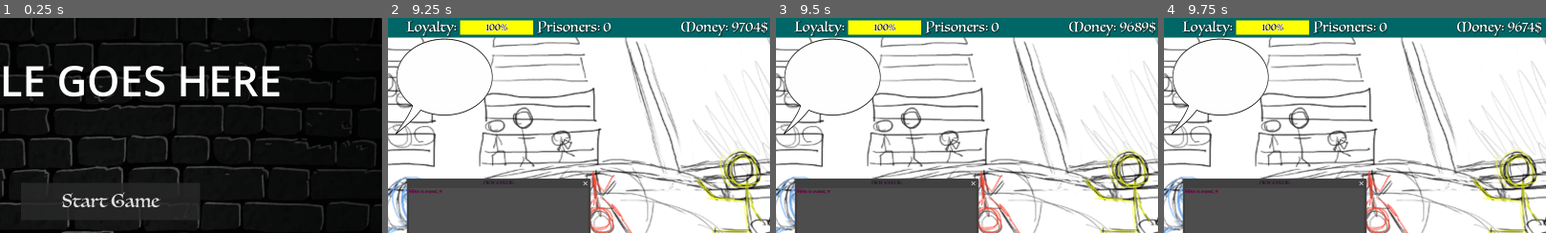
Above: before the commit, frames 1-4 (left to right).
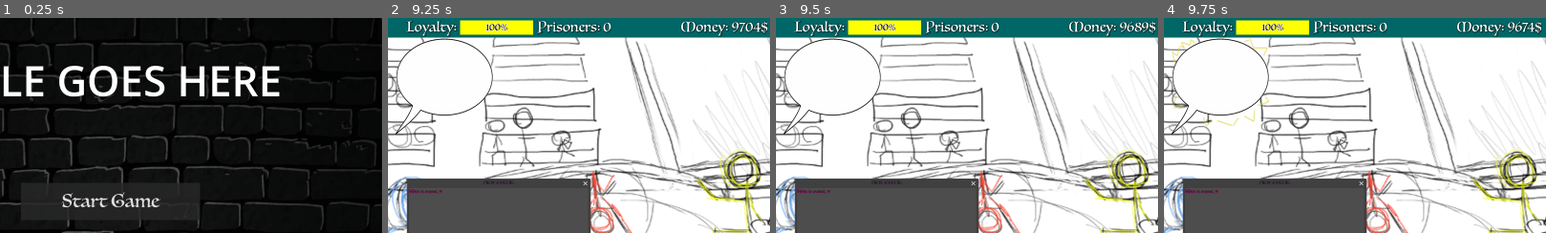
Above: after the commit, the same moments.

Repository: ShroomySquid/Ludum_Dare
Game: Godot game, scene res://root_menu_node.tscn
The game is run twice, just before and just after one commit, with the same random seed, the same clock (stepped at 60 frames per second) and the same inputs.
Inputs (mouse positions are % of the whole screen's width and height, from its top left):
- Up to frame 1 (0.25 s): no input
- Up to frame 2 (9.25 s): click "Start Game" at 0.5 s; click (50, 50) at 1.27 s; type "12" at 1.35 s; tap Enter at 2 s; click "OK" at 2.75 s; click "OK" at 3.5 s; click "OK" at 4.25 s; click "Skip tutorial" at 5 s; click (13, 16) at 6.5 s; click "option 1" at 7.25 s; click (74, 19) at 8.75 s
- Up to frame 3 (9.5 s): no input
- Up to frame 4 (9.75 s): click (43, 16) at 9.5 s
The pictures show only the part of the screen within x 36-86%, y 0-50%; the shares and areas given below are measured in that part.

Frames 1-3 are identical in both runs. In frame 4, 0.4% of the frame differs, in the area x 2-28%, y 9-51%.

Commit message:
Fixed intro bug not starting the game, removed delta not called bugs, added custom theme for button that somehow dont always load, added extra sprite for over and click for the bubbles

Diff:
--- a/ui_prototype/Control.gd
+++ b/ui_prototype/Control.gd
@@ -1,6 +1,6 @@
 extends Control
 class_name GAME
-@onready var menu = $"../Menu"
+@onready var menu = $"../MenuLayer/Menu"
 var resources: Resource_container = Resource_container.new()
 @export var available_cultists = 0
 var peak_magic = 1000
--- a/ui_prototype/Intro/intro_window.gd
+++ b/ui_prototype/Intro/intro_window.gd
@@ -43,7 +43,7 @@
 		label_node.text = intro_first + texts[0]
 	pass
 # Called every frame. 'delta' is the elapsed time since the previous frame.
-func _process(delta):
+func _process(_delta):
 	pass
 
 func _on_s_key_pressed():
@@ -91,6 +91,7 @@
 	if i >= ALL_TXT:
 		get_parent().get_node("UI").is_paused = false
 		get_parent().get_node("UI").in_intro = false
+		Engine.time_scale = 1
 		self.hide()
 		pass
 	else:
--- /dev/null
+++ b/ui_prototype/Menu/button_theme.tres
@@ -0,0 +1,12 @@
+[gd_resource type="Theme" load_steps=5 format=3 uid="uid://cbcsvkpxhxpwo"]
+
+[ext_resource type="StyleBox" uid="uid://diku4y7k66xxd" path="res://button_disable.tres" id="1_81kaw"]
+[ext_resource type="StyleBox" uid="uid://2a27w0s4j1r7" path="res://button_hover.tres" id="2_fbv0h"]
+[ext_resource type="StyleBox" uid="uid://bdsvx38ywgkix" path="res://button_normal.tres" id="3_3112i"]
+[ext_resource type="StyleBox" uid="uid://ba6yrvnh73ksb" path="res://button_pressed.tres" id="4_yhvss"]
+
+[resource]
+Button/styles/disabled = ExtResource("1_81kaw")
+Button/styles/hover = ExtResource("2_fbv0h")
+Button/styles/normal = ExtResource("3_3112i")
+Button/styles/pressed = ExtResource("4_yhvss")
--- a/ui_prototype/Menu/menu.gd
+++ b/ui_prototype/Menu/menu.gd
@@ -1,6 +1,6 @@
 extends Control
 
-@onready var main = $"../UI"
+@onready var main = $"../../UI"
 
 func _ready():
 	pass # Replace with function body.
--- a/ui_prototype/Menu/menu.tscn
+++ b/ui_prototype/Menu/menu.tscn
@@ -1,16 +1,8 @@
-[gd_scene load_steps=9 format=3 uid="uid://diejjpsf5s6pd"]
+[gd_scene load_steps=7 format=3 uid="uid://diejjpsf5s6pd"]
 
 [ext_resource type="Script" path="res://Menu/menu.gd" id="1_yrw7t"]
 [ext_resource type="FontFile" uid="uid://c84yhbqspx8e3" path="res://font/Luminari-Regular.ttf" id="2_vdmhv"]
-
-[sub_resource type="StyleBoxFlat" id="StyleBoxFlat_mpfy6"]
-bg_color = Color(0, 0.258824, 0.258824, 1)
-
-[sub_resource type="StyleBoxFlat" id="StyleBoxFlat_uifpg"]
-bg_color = Color(0, 0.388235, 0.388235, 1)
-
-[sub_resource type="StyleBoxFlat" id="StyleBoxFlat_mkp7n"]
-bg_color = Color(1.14311e-07, 0.200937, 0.200937, 1)
+[ext_resource type="Theme" uid="uid://cbcsvkpxhxpwo" path="res://Menu/button_theme.tres" id="2_vpp4j"]
 
 [sub_resource type="StyleBoxFlat" id="StyleBoxFlat_5fky3"]
 bg_color = Color(0, 0.258824, 0.258824, 1)
@@ -62,11 +54,9 @@
 
 [node name="Resume" type="Button" parent="MarginContainer/VBoxContainer"]
 layout_mode = 2
+theme = ExtResource("2_vpp4j")
 theme_override_fonts/font = ExtResource("2_vdmhv")
 theme_override_font_sizes/font_size = 200
-theme_override_styles/normal = SubResource("StyleBoxFlat_mpfy6")
-theme_override_styles/hover = SubResource("StyleBoxFlat_uifpg")
-theme_override_styles/pressed = SubResource("StyleBoxFlat_mkp7n")
 text = "Resume"
 
 [node name="ColorRect" type="ColorRect" parent="MarginContainer/VBoxContainer"]
@@ -76,6 +66,7 @@
 
 [node name="Quit" type="Button" parent="MarginContainer/VBoxContainer"]
 layout_mode = 2
+theme = ExtResource("2_vpp4j")
 theme_override_fonts/font = ExtResource("2_vdmhv")
 theme_override_font_sizes/font_size = 200
 theme_override_styles/normal = SubResource("StyleBoxFlat_5fky3")
--- /dev/null
+++ b/ui_prototype/button_disable.tres
@@ -0,0 +1,16 @@
+[gd_resource type="StyleBoxFlat" format=3 uid="uid://diku4y7k66xxd"]
+
+[resource]
+bg_color = Color(0.490196, 0.101961, 0.176471, 1)
+border_width_bottom = 2
+border_color = Color(0.027451, 0.172549, 0.160784, 1)
+corner_radius_top_left = 10
+corner_radius_top_right = 10
+corner_radius_bottom_right = 10
+corner_radius_bottom_left = 10
+expand_margin_left = 4.0
+expand_margin_top = 4.0
+expand_margin_right = 4.0
+expand_margin_bottom = 4.0
+shadow_size = 2
+shadow_offset = Vector2(2, 2)
--- /dev/null
+++ b/ui_prototype/button_hover.tres
@@ -0,0 +1,16 @@
+[gd_resource type="StyleBoxFlat" format=3 uid="uid://2a27w0s4j1r7"]
+
+[resource]
+bg_color = Color(0.0823529, 0.403922, 0.372549, 1)
+border_width_bottom = 8
+border_color = Color(0.027451, 0.172549, 0.160784, 1)
+corner_radius_top_left = 10
+corner_radius_top_right = 10
+corner_radius_bottom_right = 10
+corner_radius_bottom_left = 10
+expand_margin_left = 4.0
+expand_margin_top = 4.0
+expand_margin_right = 4.0
+expand_margin_bottom = 4.0
+shadow_size = 2
+shadow_offset = Vector2(2, 2)
--- /dev/null
+++ b/ui_prototype/button_normal.tres
@@ -0,0 +1,16 @@
+[gd_resource type="StyleBoxFlat" format=3 uid="uid://bdsvx38ywgkix"]
+
+[resource]
+bg_color = Color(0.0705882, 0.364706, 0.333333, 1)
+border_width_bottom = 8
+border_color = Color(0.027451, 0.172549, 0.160784, 1)
+corner_radius_top_left = 10
+corner_radius_top_right = 10
+corner_radius_bottom_right = 10
+corner_radius_bottom_left = 10
+expand_margin_left = 4.0
+expand_margin_top = 4.0
+expand_margin_right = 4.0
+expand_margin_bottom = 4.0
+shadow_size = 2
+shadow_offset = Vector2(2, 2)
--- /dev/null
+++ b/ui_prototype/button_pressed.tres
@@ -0,0 +1,16 @@
+[gd_resource type="StyleBoxFlat" format=3 uid="uid://ba6yrvnh73ksb"]
+
+[resource]
+bg_color = Color(0.0627451, 0.333333, 0.301961, 1)
+border_width_bottom = 2
+border_color = Color(0.027451, 0.172549, 0.160784, 1)
+corner_radius_top_left = 10
+corner_radius_top_right = 10
+corner_radius_bottom_right = 10
+corner_radius_bottom_left = 10
+expand_margin_left = 4.0
+expand_margin_top = 4.0
+expand_margin_right = 4.0
+expand_margin_bottom = 4.0
+shadow_size = 2
+shadow_offset = Vector2(2, 2)
--- a/ui_prototype/event_popup/event_button1.gd
+++ b/ui_prototype/event_popup/event_button1.gd
@@ -18,7 +18,7 @@
 
 
 # Called every frame. 'delta' is the elapsed time since the previous frame.
-func _process(delta):
+func _process(_delta):
 	if (!Resource_container.compare(par.UI.resources, cost) || par.UI.available_cultists < - cost.get_re(Resources.r.CULTISTS)):
 		disabled = true
 	else:
--- a/ui_prototype/event_popup/event_button2.gd
+++ b/ui_prototype/event_popup/event_button2.gd
@@ -18,7 +18,7 @@
 
 
 # Called every frame. 'delta' is the elapsed time since the previous frame.
-func _process(delta):
+func _process(_delta):
 	if (!Resource_container.compare(par.UI.resources, cost) || par.UI.available_cultists < - cost.get_re(Resources.r.CULTISTS)):
 		disabled = true
 	else:
--- a/ui_prototype/event_popup/event_button3.gd
+++ b/ui_prototype/event_popup/event_button3.gd
@@ -18,7 +18,7 @@
 
 
 # Called every frame. 'delta' is the elapsed time since the previous frame.
-func _process(delta):
+func _process(_delta):
 	if (!Resource_container.compare(par.UI.resources, cost) || par.UI.available_cultists < - cost.get_re(Resources.r.CULTISTS)):
 		disabled = true
 	else:
--- a/ui_prototype/event_popup/event_window1.gd
+++ b/ui_prototype/event_popup/event_window1.gd
@@ -8,13 +8,14 @@
 # Called when the node enters the scene tree for the first time.
 func _ready():
 	self.hide()
+	#gui_embed_subwindows = true
 	pass # Replace with function body.
 
 func get_player_res():
 	return UI.available_cultists
 
 # Called every frame. 'delta' is the elapsed time since the previous frame.
-func _process(delta):
+func _process(_delta):
 	pass
 
 
--- a/ui_prototype/event_popup/listener_bubble.tscn
+++ b/ui_prototype/event_popup/listener_bubble.tscn
@@ -1,6 +1,8 @@
-[gd_scene load_steps=3 format=3 uid="uid://dtw641sruxwlq"]
+[gd_scene load_steps=5 format=3 uid="uid://dtw641sruxwlq"]
 
+[ext_resource type="Texture2D" uid="uid://5tlffxthyg2m" path="res://speech-bubble-click.png" id="2_gocib"]
 [ext_resource type="Texture2D" uid="uid://d188ree7ngeks" path="res://speech-bubble.png" id="2_tl7gs"]
+[ext_resource type="Texture2D" uid="uid://barfam078e5kl" path="res://speech-bubble-hover.png" id="3_etk1y"]
 
 [sub_resource type="GDScript" id="GDScript_q62fq"]
 script/source = "extends Control
@@ -31,5 +33,7 @@
 offset_bottom = 40.0
 scale = Vector2(0.76, 1)
 texture_normal = ExtResource("2_tl7gs")
+texture_pressed = ExtResource("2_gocib")
+texture_hover = ExtResource("3_etk1y")
 
 [connection signal="pressed" from="TextureButton" to="." method="_on_texture_button_pressed"]
--- a/ui_prototype/node_2d.tscn
+++ b/ui_prototype/node_2d.tscn
@@ -21,9 +21,6 @@
 [node name="UI" parent="." instance=ExtResource("2_iytib")]
 
 [node name="View" parent="." instance=ExtResource("3_gmkf1")]
-
-[node name="event_window1" parent="." instance=ExtResource("4_t7hkk")]
-initial_position = 2
 
 [node name="event_pop_up" parent="." instance=ExtResource("5_ixf3o")]
 offset_left = 161.0
@@ -55,9 +52,6 @@
 offset_right = 1723.0
 offset_bottom = 105.0
 
-[node name="Menu" parent="." instance=ExtResource("4_dhysq")]
-scale = Vector2(1, 1)
-
 [node name="Event_manager" type="Control" parent="."]
 layout_mode = 3
 anchors_preset = 0
@@ -65,9 +59,21 @@
 offset_bottom = 40.0
 script = ExtResource("7_s0rid")
 
+[node name="event_window1" parent="." instance=ExtResource("4_t7hkk")]
+initial_position = 2
+always_on_top = false
+
 [node name="intro_window" parent="." instance=ExtResource("7_cd71p")]
 
-[connection signal="event_window_done" from="event_window1" to="Event_manager" method="_on_event_window_1_event_window_done"]
+[node name="MenuLayer" type="CanvasLayer" parent="."]
+
+[node name="Menu" parent="MenuLayer" instance=ExtResource("4_dhysq")]
+offset_left = -1132.0
+offset_top = -712.0
+offset_right = 1428.0
+offset_bottom = 728.0
+scale = Vector2(1, 1)
+
 [connection signal="bubble_signal" from="event_pop_up" to="UI" method="_on_event_pop_up_bubble_signal"]
 [connection signal="bubble_signal" from="event_pop_up" to="event_window1" method="_on_event_pop_up_bubble_signal"]
 [connection signal="bubble_signal" from="event_pop_up2" to="UI" method="_on_event_pop_up_bubble_signal"]
@@ -78,3 +84,4 @@
 [connection signal="bubble_signal" from="event_pop_up4" to="event_window1" method="_on_event_pop_up_bubble_signal"]
 [connection signal="bubble_signal" from="event_pop_up5" to="UI" method="_on_event_pop_up_bubble_signal"]
 [connection signal="bubble_signal" from="event_pop_up5" to="event_window1" method="_on_event_pop_up_bubble_signal"]
+[connection signal="event_window_done" from="event_window1" to="Event_manager" method="_on_event_window_1_event_window_done"]
Binary file added: ui_prototype/speech-bubble-click.png
Not shown, added: ui_prototype/speech-bubble-click.png.import
Binary file added: ui_prototype/speech-bubble-hover.png
Not shown, added: ui_prototype/speech-bubble-hover.png.import
